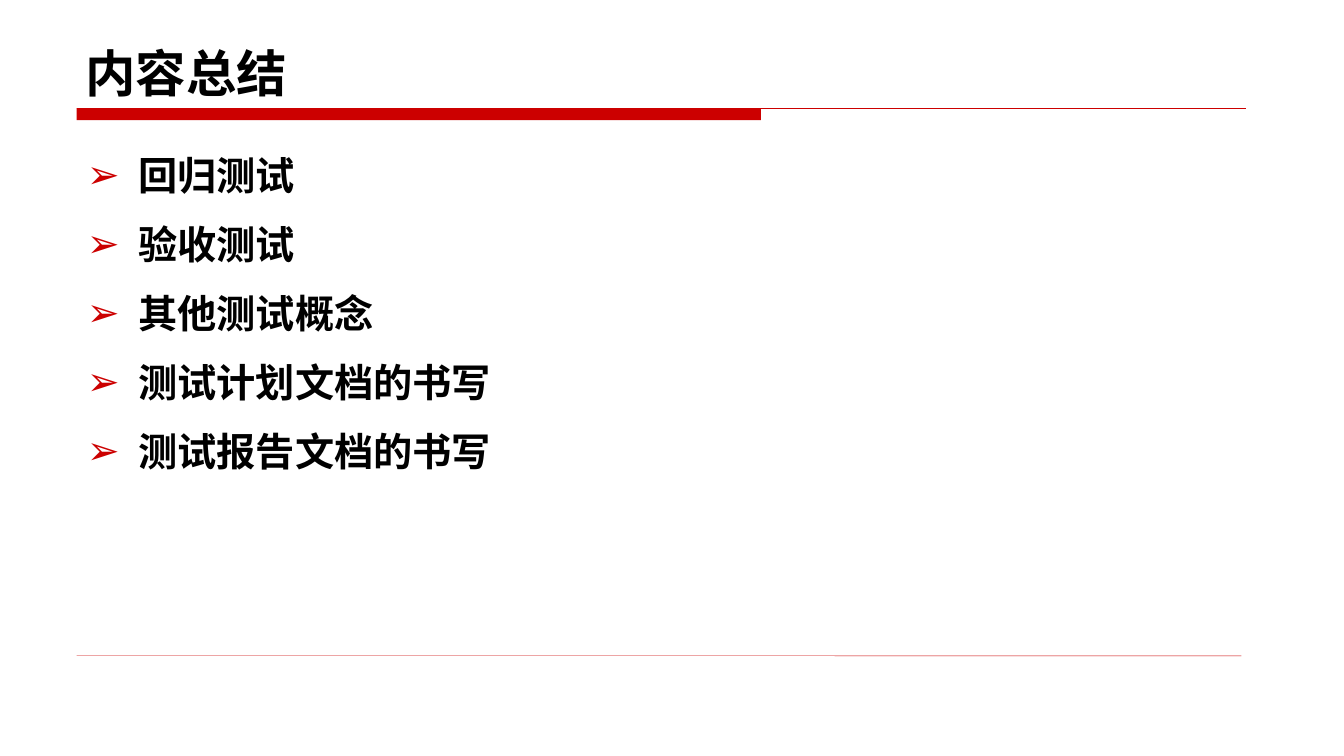
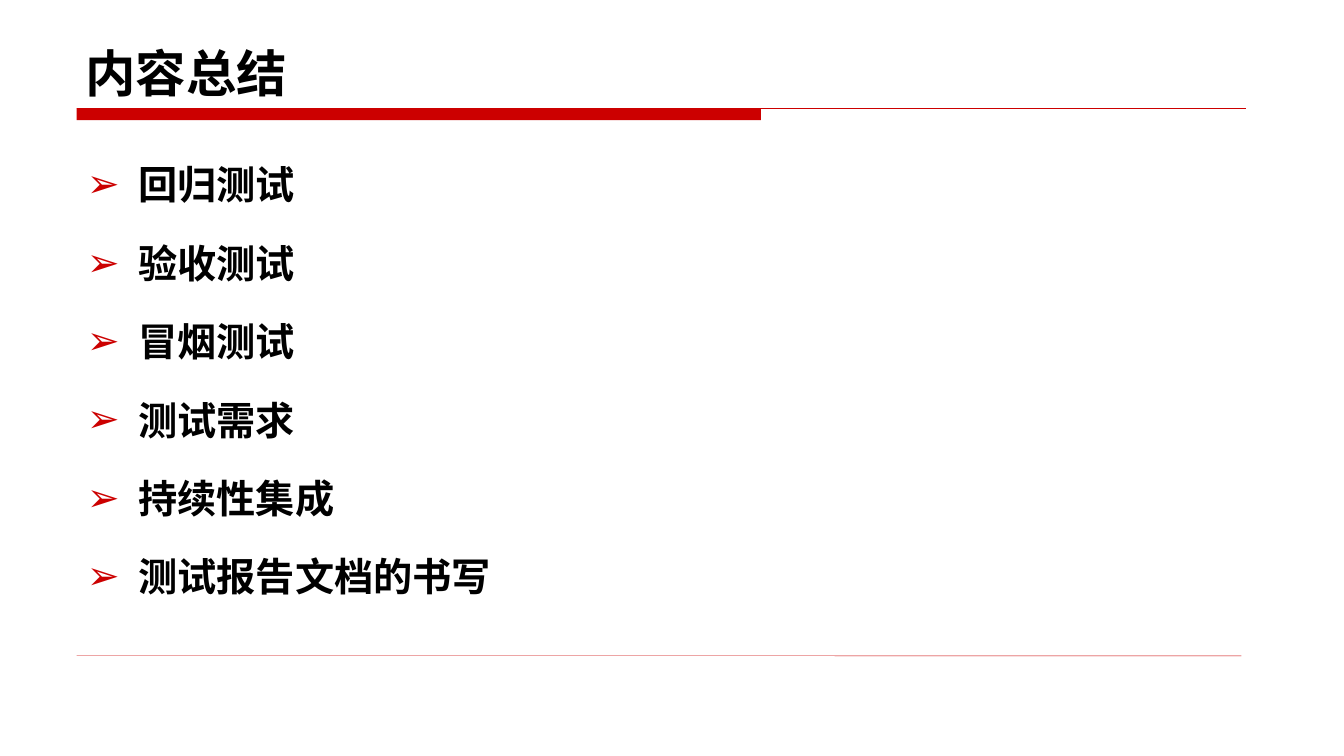
Before and after one commit to edu2act/course-foundation-software-tesing, a slide deck: slide 43 of materials/slides/11.1.pptx (slide 54 before the commit). Drawn at 1344x756 pixels with LibreOffice and Linux fonts; fonts in the diff are those of the drawing. Boxes give left, top, right and bottom in pixels: in the first picture for what was removed or moved away, otherwise in the second. Text is boxed around its words. In the diff, an @@ line names an element or a change of style, - is before the commit and + after.

Commit message:
验收测试

```diff
--- a/materials/slides/11.1.pptx
+++ b/materials/slides/11.1.pptx
@@ text at [139,165,491,595]: line spacing 1.3 to 1.5 @@
@@ text at [139,323,335,517]: text changed @@
-➢ 其他测试概念
-➢ 测试计划文档的书写
+➢ 冒烟测试
+➢ 测试需求
+➢ 持续性集成
```
Also in this commit, not shown: 7 other slides changed, 3 slides added, 14 slides removed.
